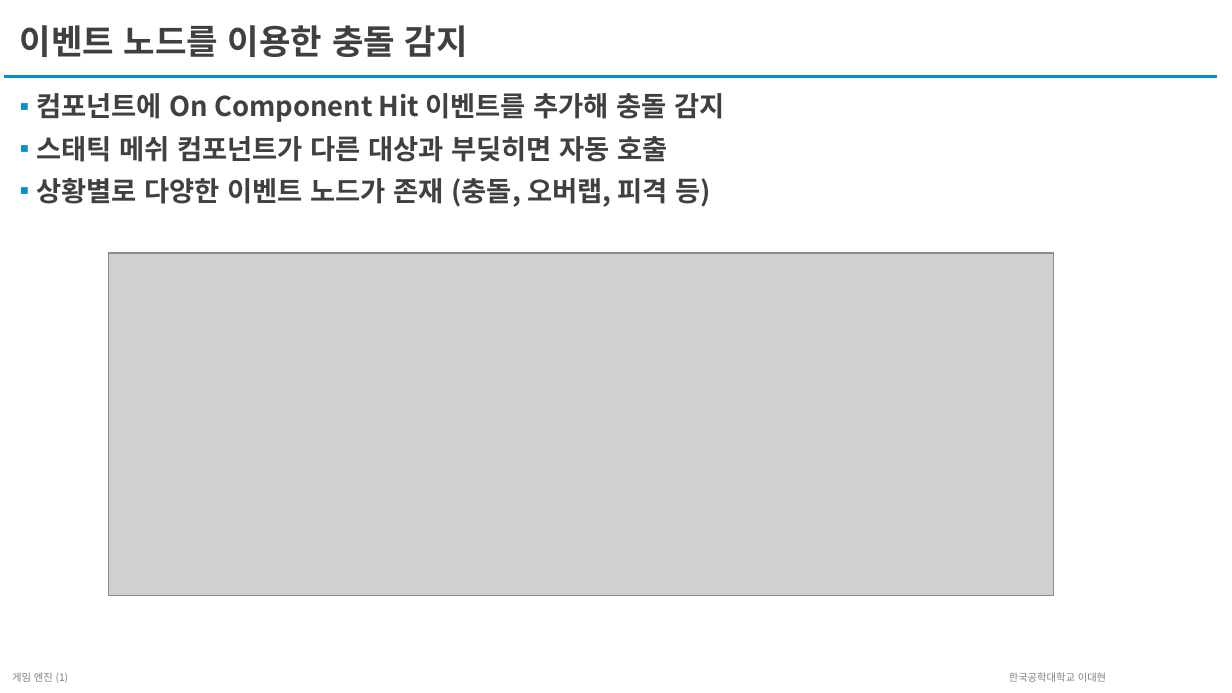
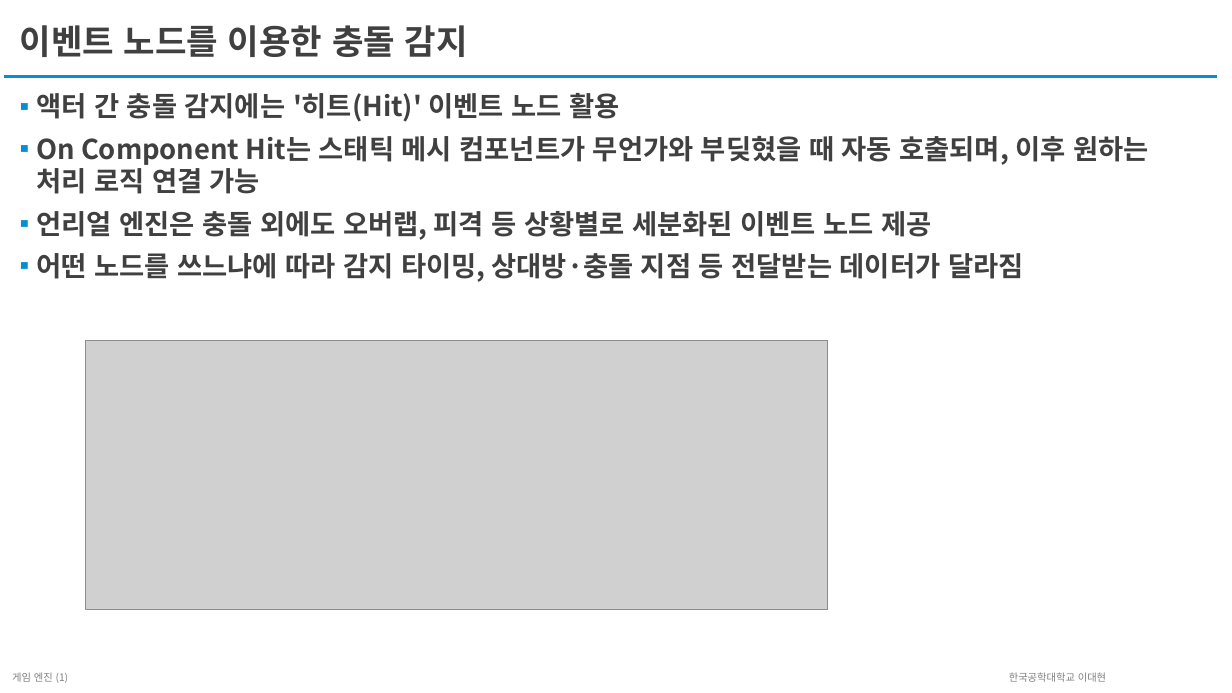
Before and after one commit to unreal-class/kmooc, a slide deck: slide 28 of LectureScript/2주차/2주차-교안-블루프린트 v2.pptx (slide 22 before the commit). Drawn at 1232x693 pixels with LibreOffice and Linux fonts; fonts in the diff are those of the drawing; grey boxes stand for pictures. Boxes give left, top, right and bottom in pixels: in the first picture for what was removed or moved away, otherwise in the second. Text is boxed around its words. In the diff, an @@ line names an element or a change of style, - is before the commit and + after.

```diff
--- a/LectureScript/2주차/2주차-교안-블루프린트 v2.pptx
+++ b/LectureScript/2주차/2주차-교안-블루프린트 v2.pptx
@@ text at [36,93,1148,282]: text changed @@
-▪ 컴포넌트에 On Component Hit 이벤트를 추가해 충돌 감지
-▪ 스태틱 메쉬 컴포넌트가 다른 대상과 부딪히면 자동 호출
-▪ 상황별로 다양한 이벤트 노드가 존재 (충돌, 오버랩, 피격 등)
+▪ 액터 간 충돌 감지에는 '히트(Hit)' 이벤트 노드 활용
+▪ On Component Hit는 스태틱 메시 컴포넌트가 무언가와 부딪혔을 때 자동 호출되며, 이후 원하는 처리 로직 연결 가능
+▪ 언리얼 엔진은 충돌 외에도 오버랩, 피격 등 상황별로 세분화된 이벤트 노드 제공
+▪ 어떤 노드를 쓰느냐에 따라 감지 타이밍, 상대방·충돌 지점 등 전달받는 데이터가 달라짐
@@ picture: place and size @@
-picture at [108,253,1053,595]
+picture at [86,341,828,610]
```
Also in this commit, not shown: 10 other slides changed, 10 slides added, 4 slides removed, 1 other file.
